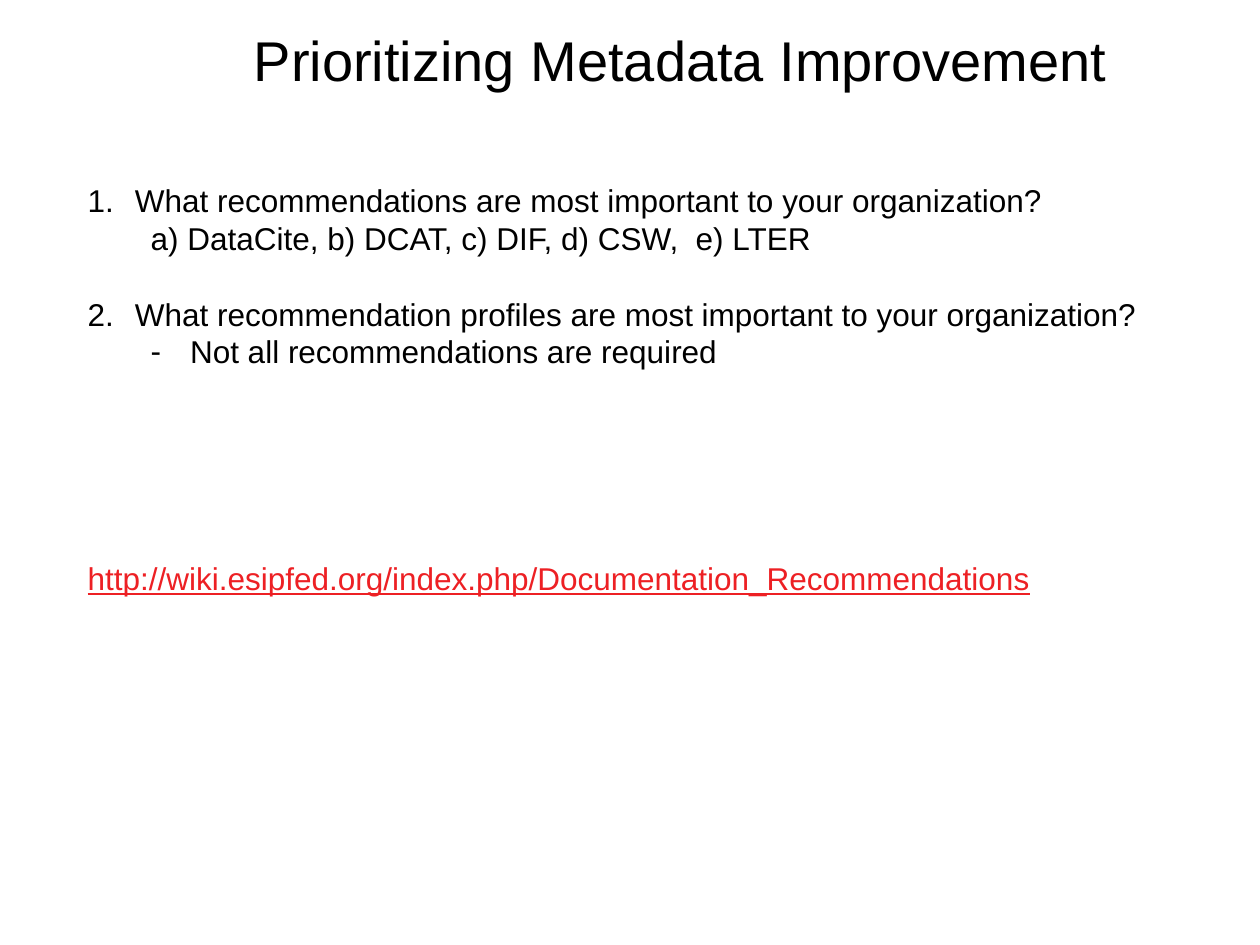
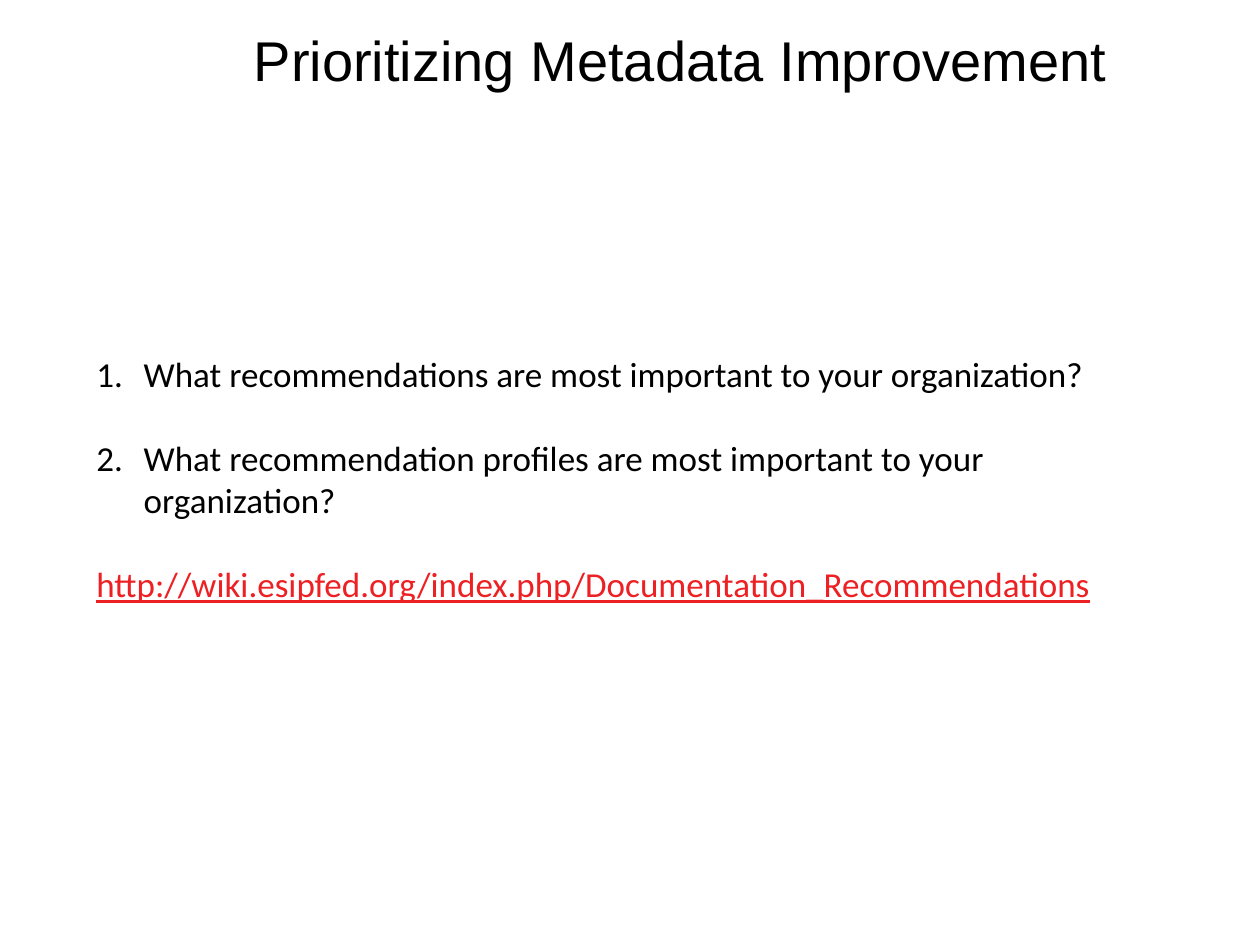
Before and after one commit to scgordon/ConceptMining, a slide deck: slide 5 of Presentations/IEDA_RAD_initial.pptx. Drawn at 1260x945 pixels with LibreOffice and Linux fonts; fonts in the diff are those of the drawing; background and template pictures are left out. Boxes give left, top, right and bottom in pixels: in the first picture for what was removed or moved away, otherwise in the second. Text is boxed around its words. In the diff, an @@ line names an element or a change of style, - is before the commit and + after.

```diff
--- a/Presentations/IEDA_RAD_initial.pptx
+++ b/Presentations/IEDA_RAD_initial.pptx
@@ text at box(151, 227, 810, 256): paragraph removed @@
-  a) DataCite, b) DCAT, c) DIF, d) CSW, e) LTER
@@ text "What recommendations are most important ...": place and size @@
-text "What recommendations are most important ..." at box(88, 189, 1136, 596)
+text "What recommendations are most important ..." at box(96, 362, 1089, 603)
@@ text "What recommendations are most important ..." at box(96, 362, 1089, 603): size 18 to 20 pt, font Arial to Calibri @@
@@ text at box(190, 340, 717, 369): paragraph removed @@
-  – Not all recommendations are required
```
Also in this commit, not shown: 4 other slides changed, 12 other files.
